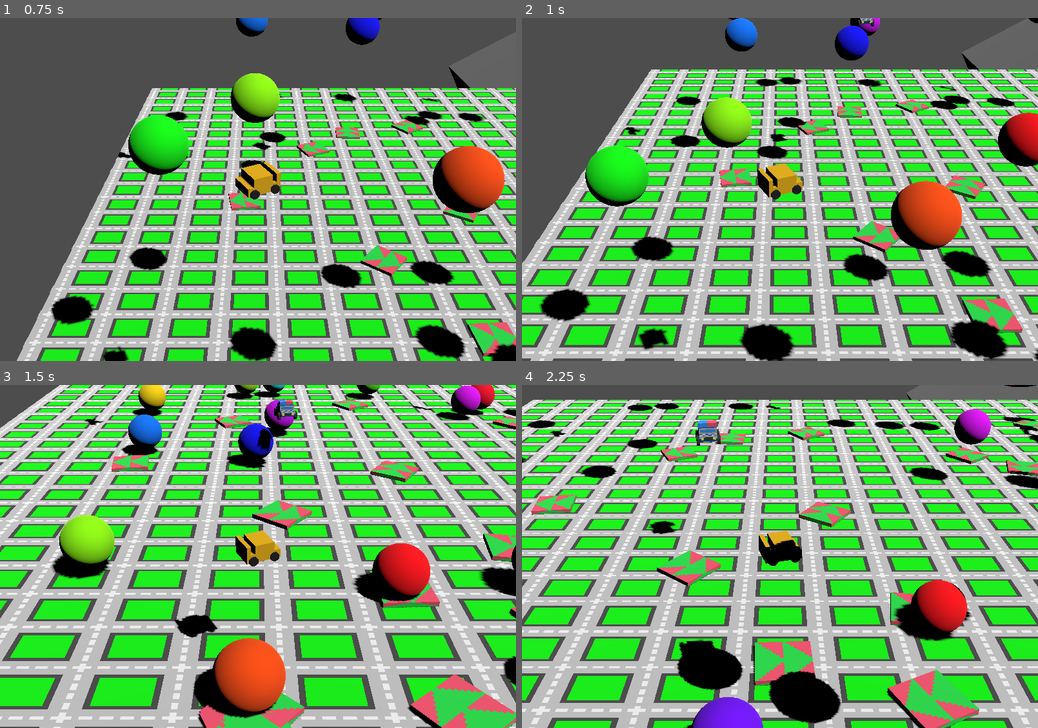
Above: before the commit, frames 1-4 (two rows, left to right).
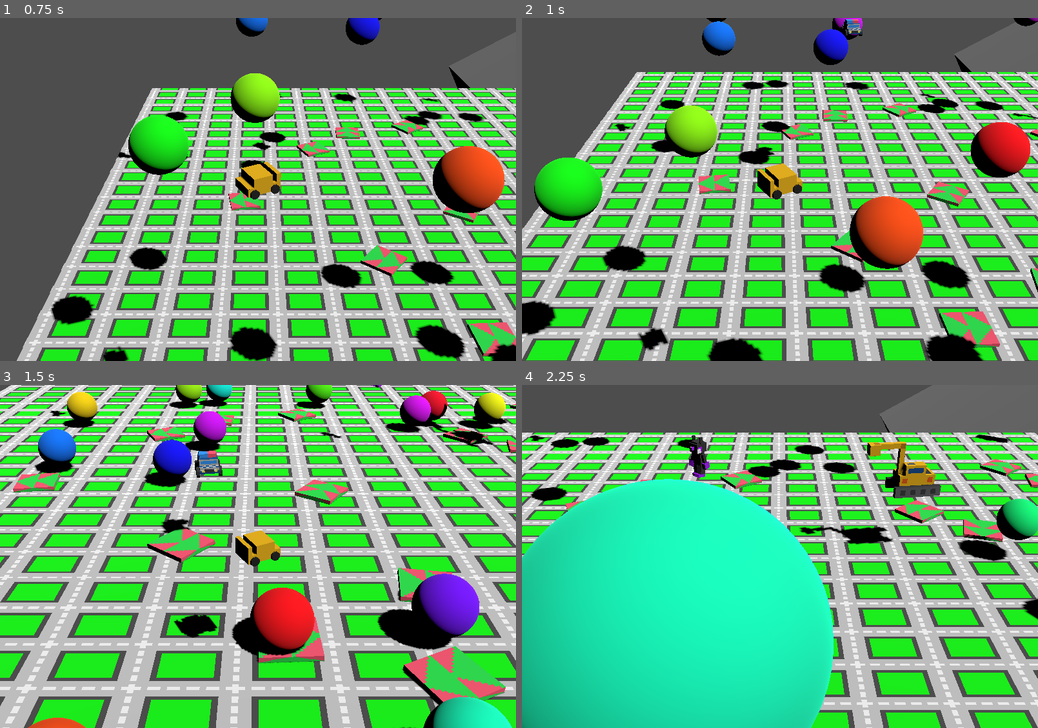
Above: after the commit, the same moments.

Repository: KYOHEI-ABC/CARS
Game: Godot game, scene res://main.tscn
Two runs of this game, one before a commit and one after it. Both use one fixed random seed, a clock stepped at 60 frames per second and the inputs below.
Inputs:
- Up to frame 1 (0.75 s): tap Enter at 0.5 s; hold D from 0.53 s (still down); tap Shift at 0.6 s
- Up to frame 2 (1 s): keep holding D; tap Space at 0.77, 0.8 s
- Up to frame 3 (1.5 s): tap Space at 1.07, 1.35 s; release D at 1.28 s; hold S from 1.28 s (still down)
- Up to frame 4 (2.25 s): tap Space at 1.52, 1.82 s; tap Shift at 1.55, 2.1 s; release S at 2.03 s; hold D from 2.03 s (still down)

Frame 1 is identical in both runs. In frame 2, 69% of the frame differs, in the area x 0-100%, y 0-100%; in frame 3, 85%; in frame 4, 83%.

Commit message:
Increase target selection distance and impulse strength for character movement

Diff:
--- a/scripts/main.gd
+++ b/scripts/main.gd
@@ -49,7 +49,7 @@
 			var target_pos = characters[target_index].body.position
 			target_indexes.clear()
 			for i in range(characters.size()):
-				if target_pos.distance_to(characters[i].body.position) <= 10:
+				if target_pos.distance_to(characters[i].body.position) <= 16:
 					target_indexes.append(i)
 		else:
 			target_indexes.clear()
@@ -67,7 +67,7 @@
 				randf_range(-1.0, 1.0)
 			).normalized()
 			if chara.body.linear_velocity.length_squared() <= 128:
-				chara.body.apply_central_impulse(random_direction * 8)
+				chara.body.apply_central_impulse(random_direction * 16)
 
 	var direction = Vector3.ZERO
 	if event.pressed:
